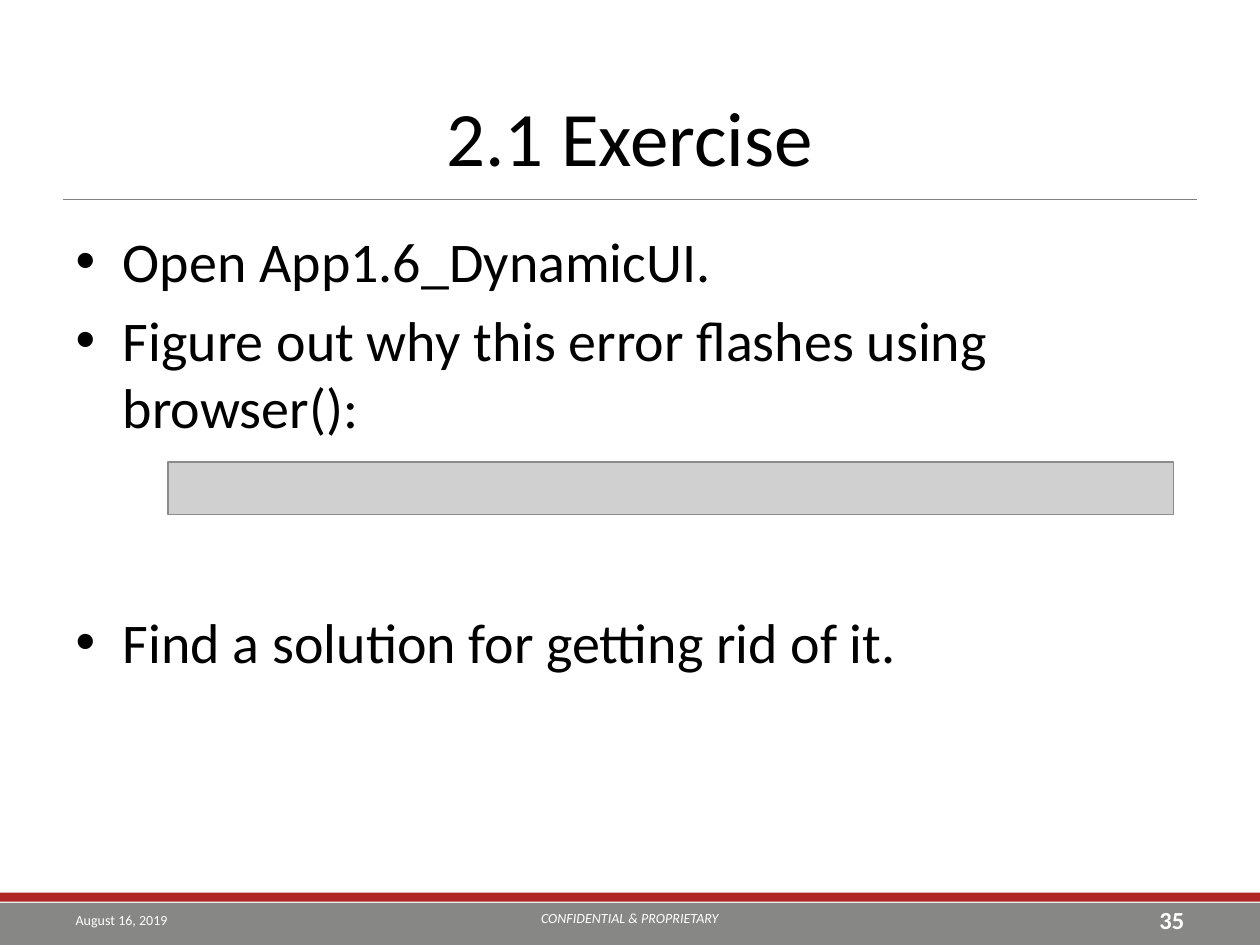
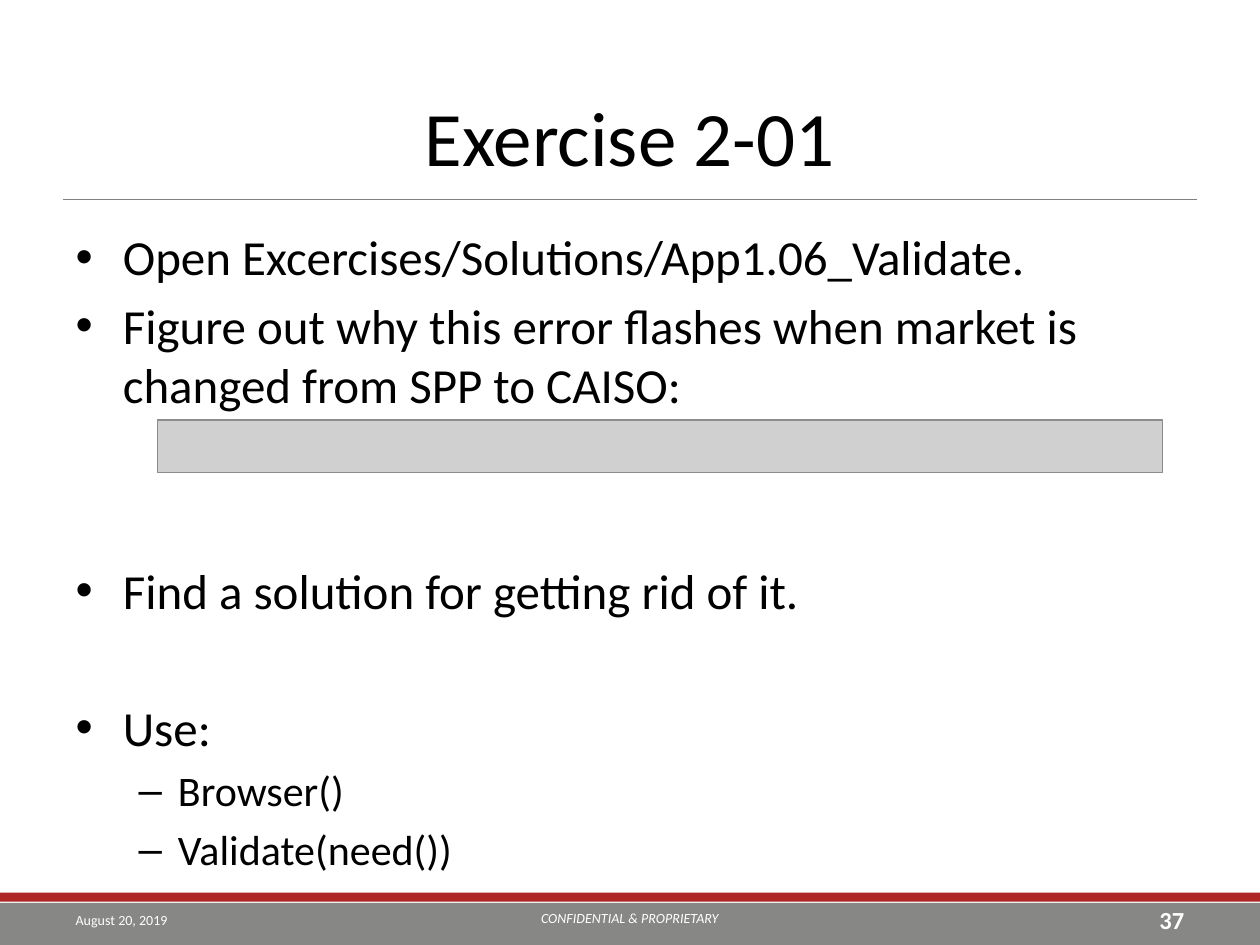
Before and after one commit to TEA-Analytics/ShinyWorkshop, a slide deck: slide 37 of Day 2.pptx (slide 35 before the commit). Drawn at 1260x945 pixels with LibreOffice and Linux fonts; fonts in the diff are those of the drawing; grey boxes stand for pictures; background and template pictures are left out. Boxes give left, top, right and bottom in pixels: in the first picture for what was removed or moved away, otherwise in the second. Text is boxed around its words. In the diff, an @@ line names an element or a change of style, - is before the commit and + after.

```diff
--- a/Day 2.pptx
+++ b/Day 2.pptx
@@ title at box(425, 113, 835, 167): text changed @@
-2.1 Exercise
+Exercise 2-01
@@ text at box(123, 241, 1077, 412): text changed; size 32 to 28 pt @@
-• Open App1.6_DynamicUI.
-• Figure out why this error flashes using browser():
+• Open Excercises/Solutions/App1.06_Validate.
+• Figure out why this error flashes when market is changed from SPP to CAISO:
@@ picture: place and size @@
-picture at box(168, 462, 1173, 515)
+picture at box(158, 420, 1163, 472)
@@ text at box(123, 575, 798, 618): size 32 to 28 pt in "Find a solution for getting rid of ..." @@
@@ text at box(123, 714, 344, 812): paragraphs added @@
+• Use:
+  – Browser()
+  – Validate(need())
@@ text at box(76, 916, 167, 928): text changed @@
-August 16, 2019
+August 20, 2019
@@ page number at box(1159, 913, 1184, 929): text changed @@
-35
+37
```
Also in this commit, not shown: 40 other slides changed, 11 slides added, 4 slides removed, 14 other files.
